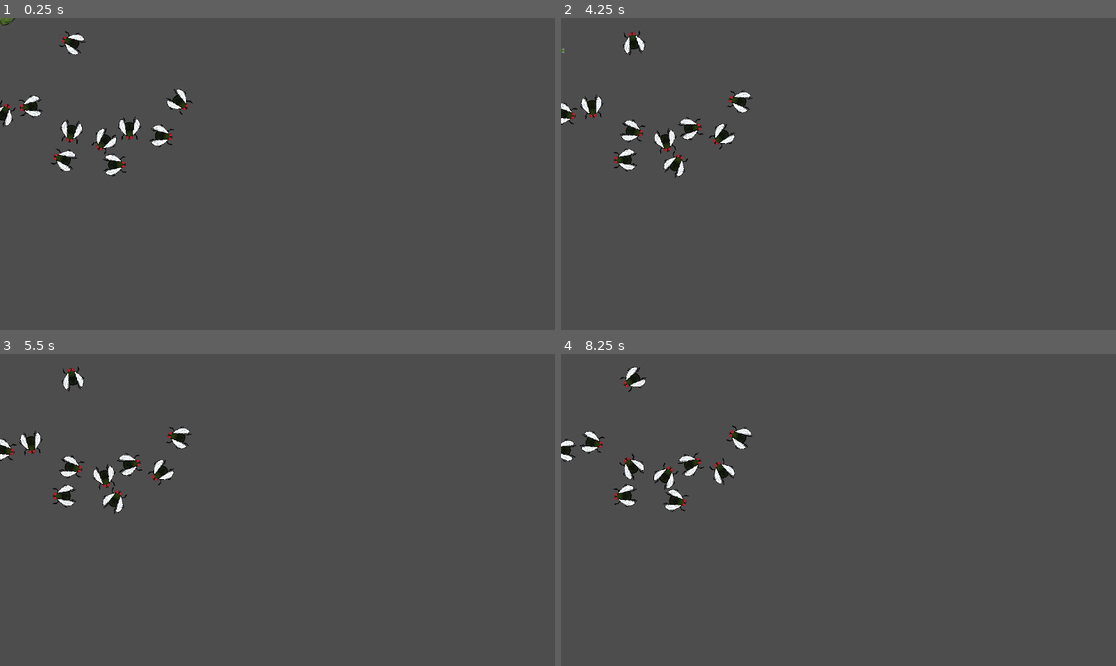
Above: before the commit, frames 1-4 (two rows, left to right).
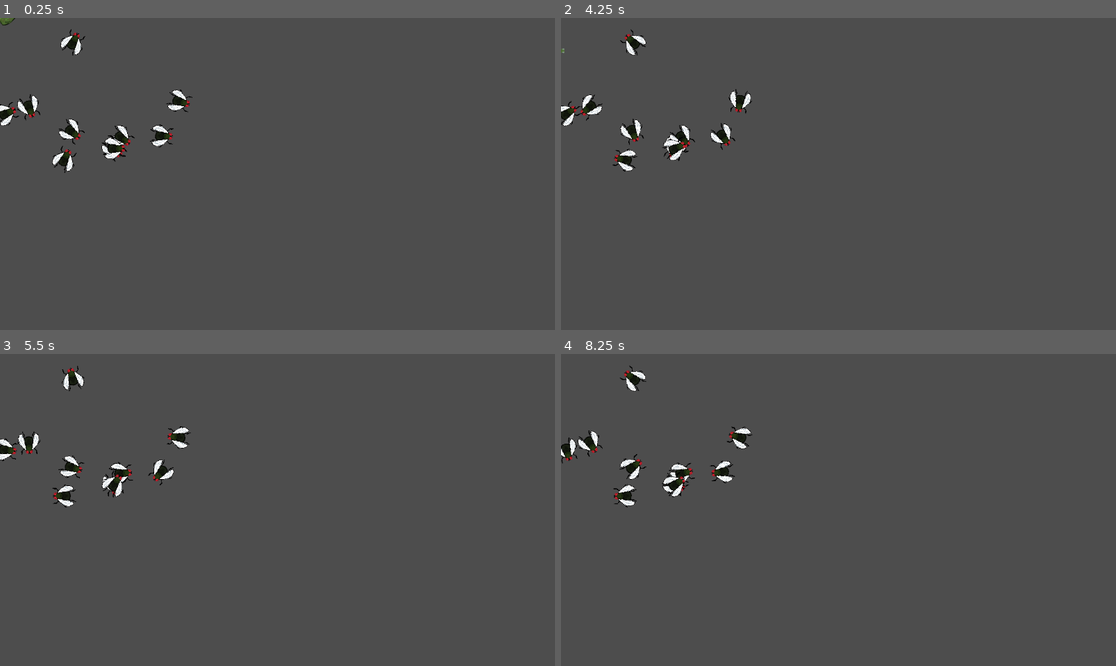
Above: after the commit, the same moments.

Repository: ibricchi/kikkerkoken
Game: Godot game, scene res://swamp.tscn
The game is run twice, just before and just after one commit, with the same random seed, the same clock (stepped at 60 frames per second) and the same inputs.
Inputs:
- Up to frame 1 (0.25 s): no input
- Up to frame 2 (4.25 s): hold D (right) 0.53-1.28 s; hold S (down) 1.28-2.03 s; hold D (right) 2.03-2.78 s; tap Enter at 2.75 s; hold W (up) 2.78-3.53 s; hold A (left) from 3.53 s (still down)
- Up to frame 3 (5.5 s): release A (left) at 5.03 s; hold S (down) from 5.03 s (still down)
- Up to frame 4 (8.25 s): release S (down) at 5.78 s; hold D (right) 5.78-6.53 s; hold W (up) 6.53-7.28 s; tap Space at 7.25 s; hold D (right) 7.28-8.03 s; tap Enter at 8 s; hold S (down) from 8.03 s (still down)

The runs differ from the first frame. In frame 1, 1.7% of the frame differs, in the area x 0-35%, y 3-51%; in frame 2, 1.8%, in the area x 0-35%, y 3-52%; in frame 3, 1.3%; in frame 4, 1.7%.

Commit message:
flies twirl now

Diff:
--- a/scripts/fly.gd
+++ b/scripts/fly.gd
@@ -2,6 +2,7 @@
 
 var wander_orientation : float = 0
 var wander_time : float = 4.0
+var rotation_speed : float = 2
 
 # Called when the node enters the scene tree for the first time.
 func _ready() -> void:
@@ -11,7 +12,7 @@
 
 # Called every frame. 'delta' is the elapsed time since the previous frame.
 func _process(delta: float) -> void:
-	self.global_rotation  = self.wander_orientation
+	self.global_rotation = lerp_angle( self.global_rotation , self.wander_orientation  , rotation_speed * delta)
 	wander_time -= delta
 	if wander_time < 0:
 		wander_time = 4.0
